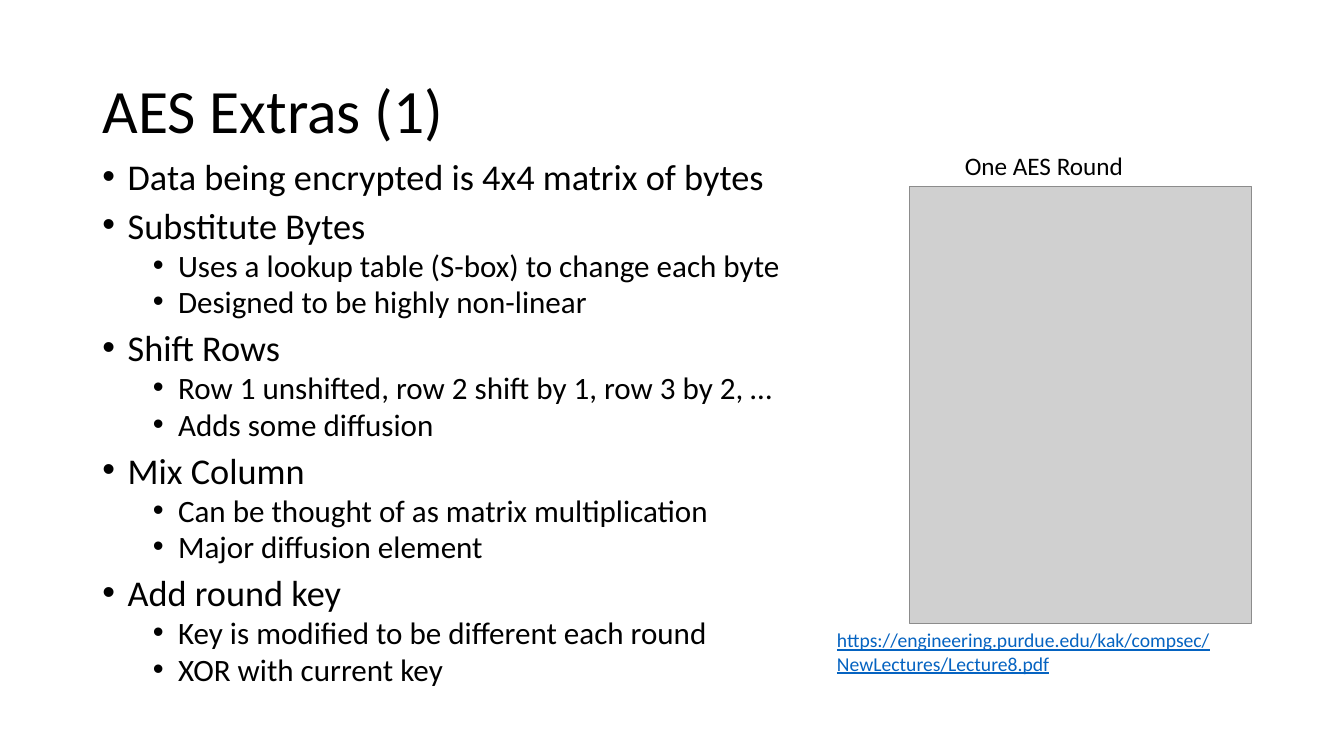
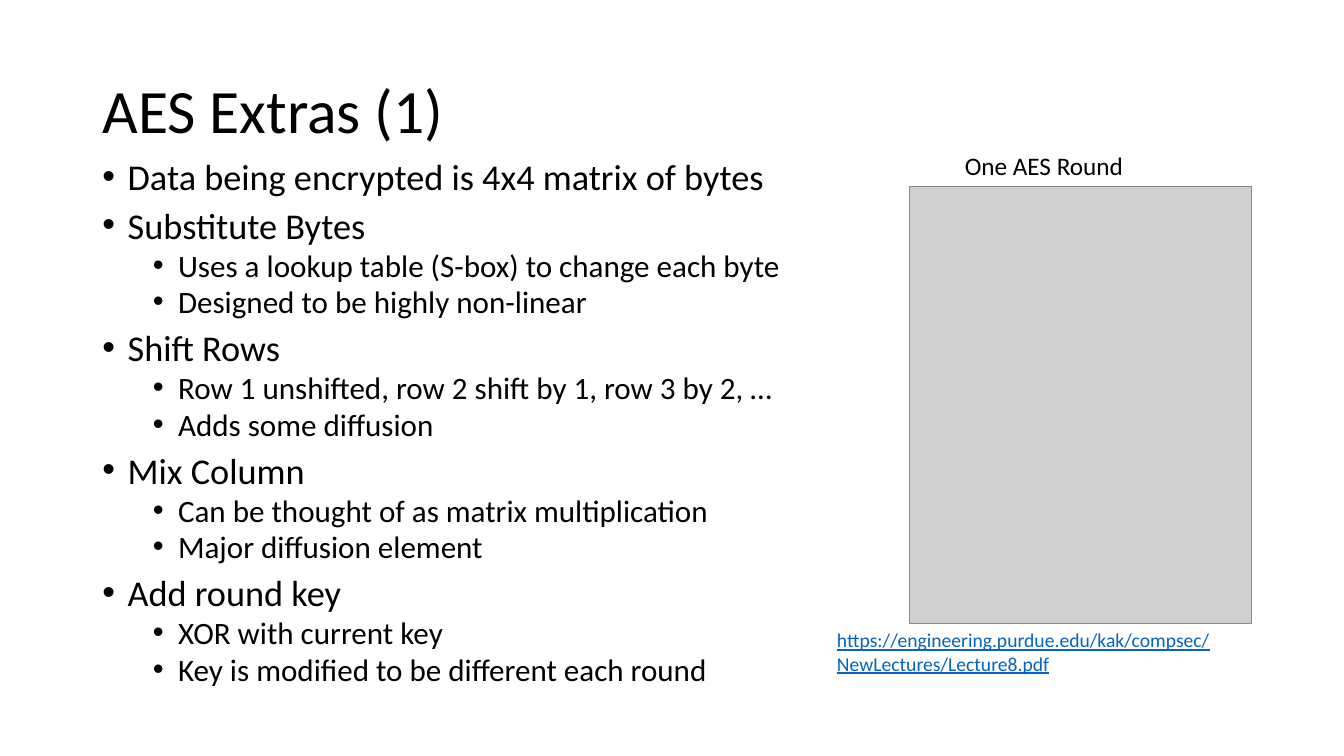
Before and after one commit to john-r2/CyberSec-Modules, a slide deck: slide 14 of 5.Crypto/Cryptology3-Symmetric-Encryption.pptx. Drawn at 1344x756 pixels with LibreOffice and Linux fonts; fonts in the diff are those of the drawing; grey boxes stand for pictures. Boxes give left, top, right and bottom in pixels: in the first picture for what was removed or moved away, otherwise in the second. Text is boxed around its words. In the diff, an @@ line names an element or a change of style, - is before the commit and + after.

```diff
--- a/5.Crypto/Cryptology3-Symmetric-Encryption.pptx
+++ b/5.Crypto/Cryptology3-Symmetric-Encryption.pptx
@@ text at [178, 622, 442, 649]: paragraph added @@
+  • XOR with current key
@@ text at [178, 659, 442, 686]: paragraph removed @@
-  • XOR with current key
```
Also in this commit, not shown: 4 other slides changed, 32 other files.
